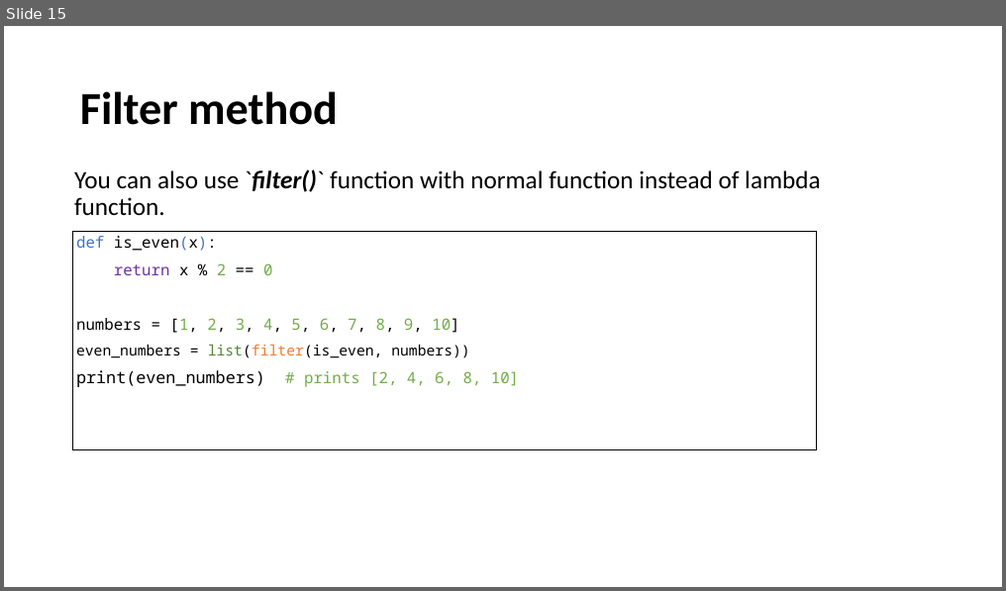
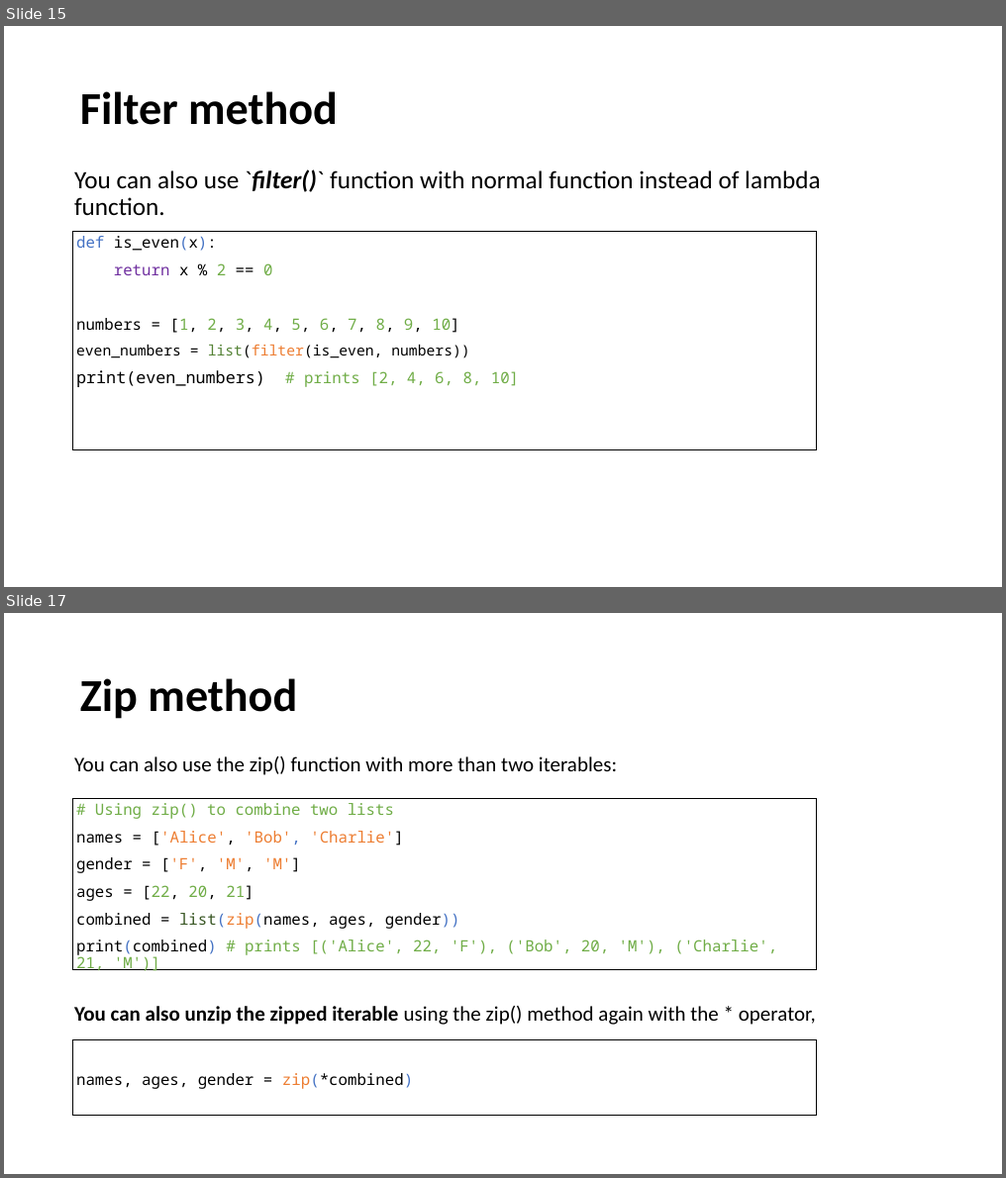
Before and after one commit to UCLL-PR2/exercises, a slide deck: 03-iterable/programming2_iterable.pptx. Shown one above the other, each under a label of ours: slide 15 before the commit, slides 15 and 17 after it; the slides between them are not shown. The pictures are 1006x591 and 1006x1178 pixels, drawn with LibreOffice and Linux fonts; fonts in the diff are those of the drawing. Boxes give left, top, right and bottom in pixels: in the first picture for what was removed or moved away, otherwise in the second. Text is boxed around its words. In the diff, an @@ line names an element or a change of style, - is before the commit and + after.

```diff
--- a/03-iterable/programming2_iterable.pptx
+++ b/03-iterable/programming2_iterable.pptx
@@ slide 17 added at [4, 613, 1002, 1174], background #FFFFFF @@
@@ title added at [80, 678, 297, 719], 44 pt, text #000000, bold @@
+Zip method
@@ text added at [74, 757, 816, 1025], 20 pt, text #000000 @@
+  You can also use the zip() function with more than two iterables:
+  You can also unzip the zipped iterable using the zip() method again with the * operator,
@@ rectangle added at [73, 799, 816, 970], outline #000000 1 pt, 15 pt, text #70AD47 @@
+# Using zip() to combine two lists
+names = ['Alice', 'Bob', 'Charlie']
+gender = ['F', 'M', 'M']
+ages = [22, 20, 21]
+combined = list(zip(names, ages, gender))
+print(combined) # prints [('Alice', 22, 'F'), ('Bob', 20, 'M'), ('Charlie', 21, 'M')]
@@ rectangle added at [73, 1040, 816, 1115], outline #000000 1 pt, 15 pt, text #000000 @@
+names, ages, gender = zip(*combined)
```
Also in this commit, not shown: 4 slides changed.
